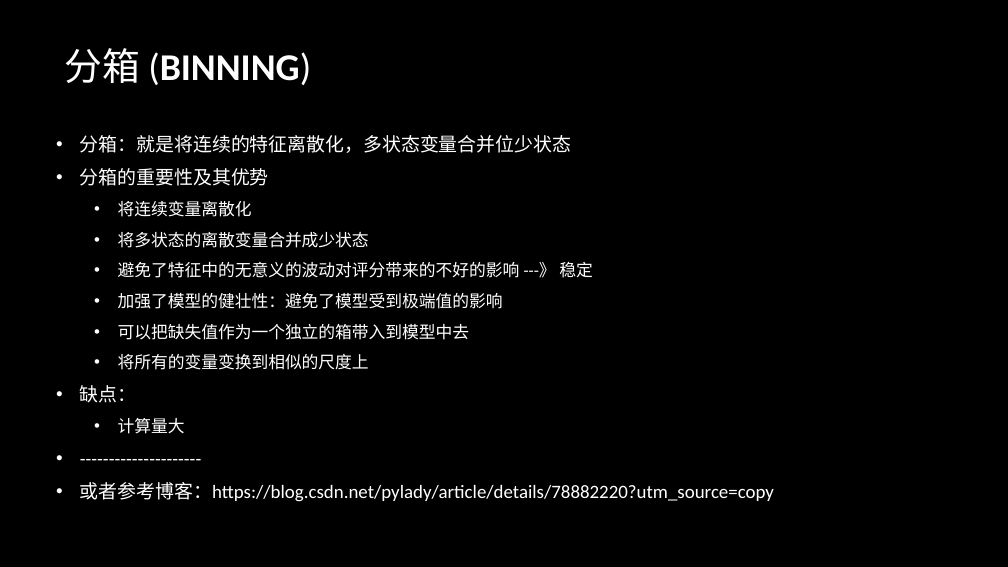
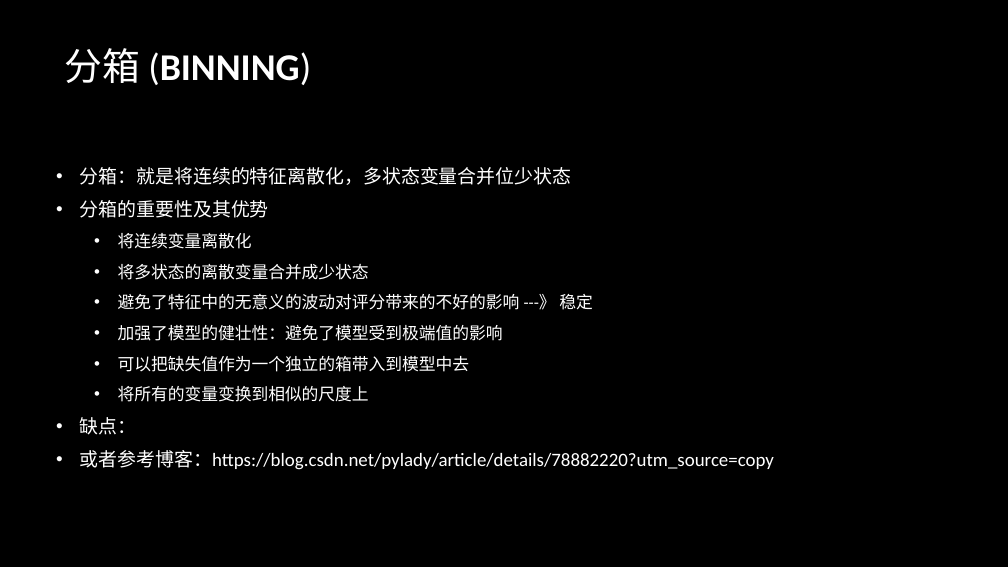
Before and after one commit to NewXLife/ML, a slide deck: slide 3 of docs/shareDoc/统计分析-指标讲解2.pptx. Drawn at 1008x567 pixels with LibreOffice and Linux fonts; fonts in the diff are those of the drawing; background and template pictures are left out. Boxes give left, top, right and bottom in pixels: in the first picture for what was removed or moved away, otherwise in the second. Text is boxed around its words. In the diff, an @@ line names an element or a change of style, - is before the commit and + after.

```diff
--- a/docs/shareDoc/统计分析-指标讲解2.pptx
+++ b/docs/shareDoc/统计分析-指标讲解2.pptx
@@ text at (x1=118, y1=418, x2=185, y2=434): paragraphs removed @@
-  • 计算量大
-• ---------------------
```
Also in this commit, not shown: 7 other slides changed, 3 other files.
